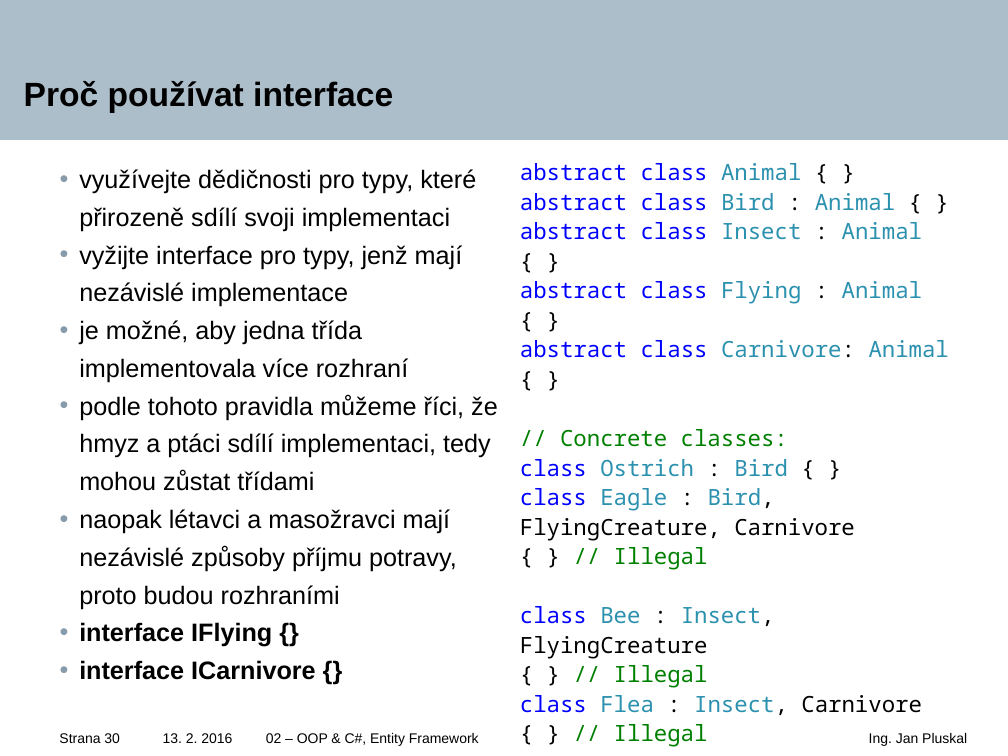
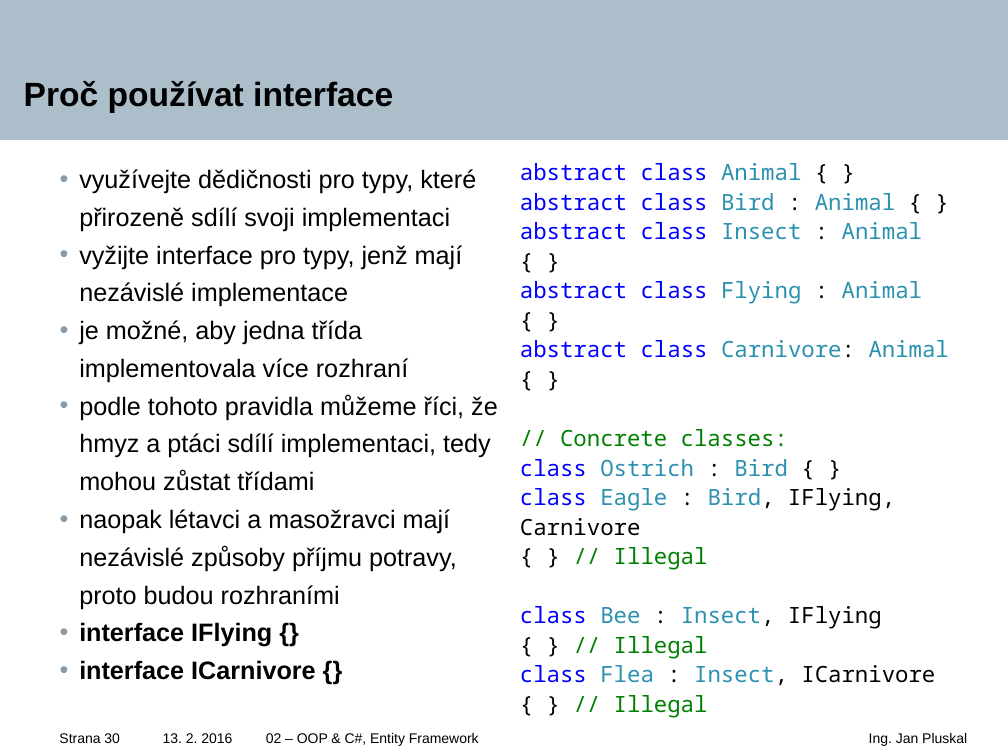
Before and after one commit to tajpo/fitiw5, a slide deck: slide 30 of Lectures/IW5-02-OOP_EF.pptx. Drawn at 1008x756 pixels with LibreOffice and Linux fonts; fonts in the diff are those of the drawing; background and template pictures are left out. Boxes give left, top, right and bottom in pixels: in the first picture for what was removed or moved away, otherwise in the second. Text is boxed around its words. In the diff, an @@ line names an element or a change of style, - is before the commit and + after.

Commit message:
Fix typos, add references

```diff
--- a/Lectures/IW5-02-OOP_EF.pptx
+++ b/Lectures/IW5-02-OOP_EF.pptx
@@ text at <box>520,488,895,536</box>: text changed @@
-class Eagle : Bird, FlyingCreature, Carnivore
+class Eagle : Bird, IFlying, Carnivore
@@ text at <box>520,606,882,629</box>: text changed; text colour #000000 to #2B91AF @@
-class Bee : Insect, FlyingCreature
+class Bee : Insect, IFlying
@@ text at <box>520,665,935,685</box>: text changed @@
-class Flea : Insect, Carnivore
+class Flea : Insect, ICarnivore
```
Also in this commit, not shown: 2 other slides changed.
